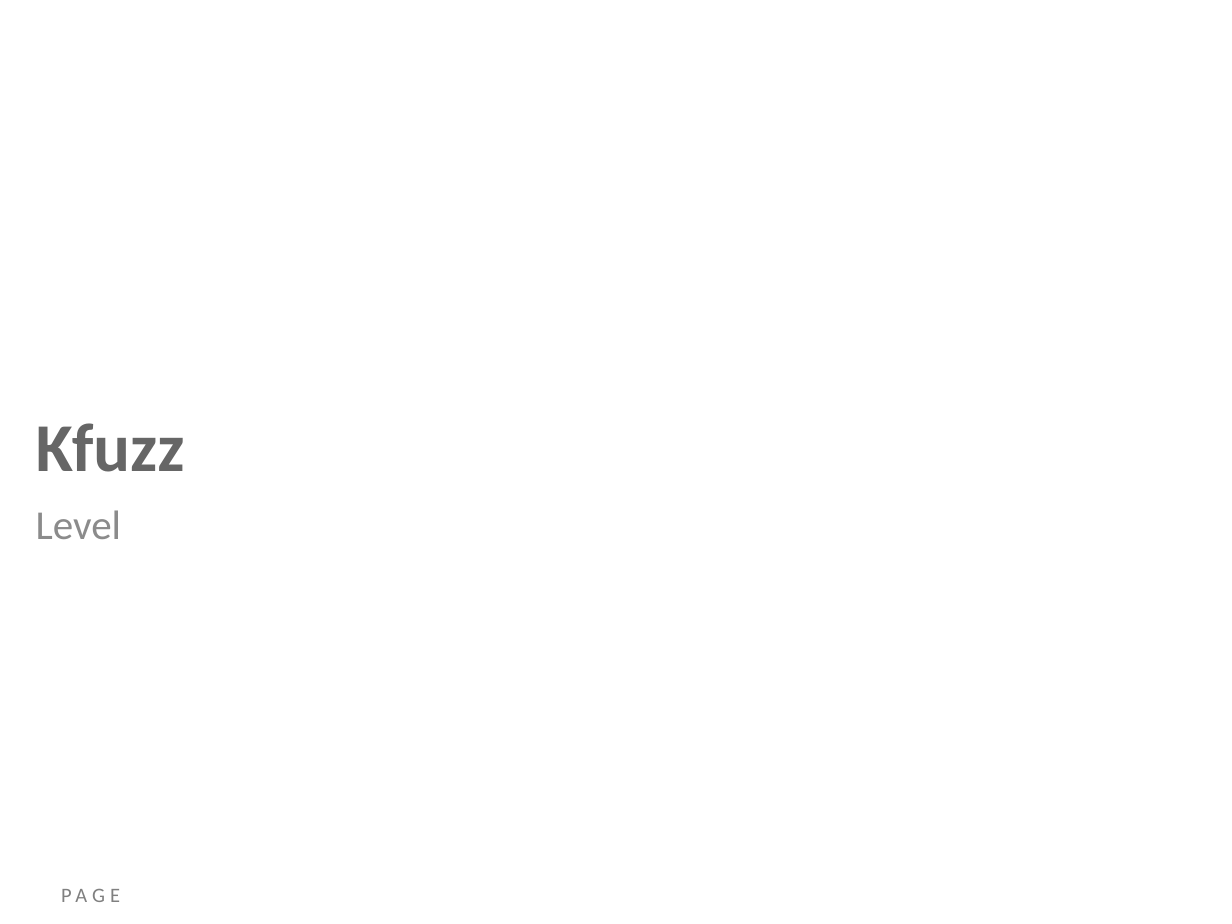
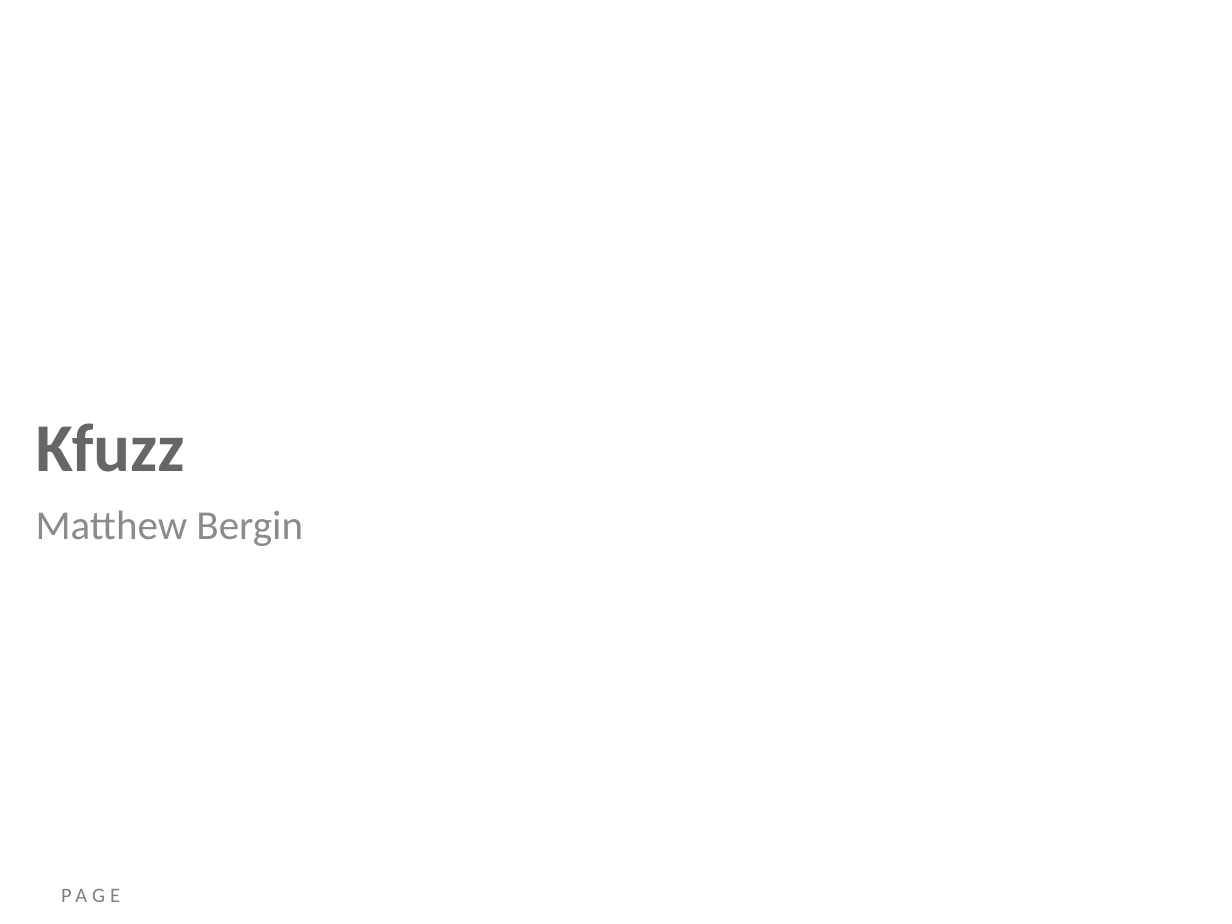
Before and after one commit to xshield360/Kfuzz, a slide deck: slide 1 of CORE-2013-kFuzz.pptx. Drawn at 1232x924 pixels with LibreOffice and Linux fonts; fonts in the diff are those of the drawing; background and template pictures are left out. Boxes give left, top, right and bottom in pixels: in the first picture for what was removed or moved away, otherwise in the second. Text is boxed around its words. In the diff, an @@ line names an element or a change of style, - is before the commit and + after.

```diff
--- a/CORE-2013-kFuzz.pptx
+++ b/CORE-2013-kFuzz.pptx
@@ subtitle at (36, 510, 303, 546): text changed @@
-Level
+Matthew Bergin
```
Also in this commit, not shown: 1 other slide changed, 4 slides added.
